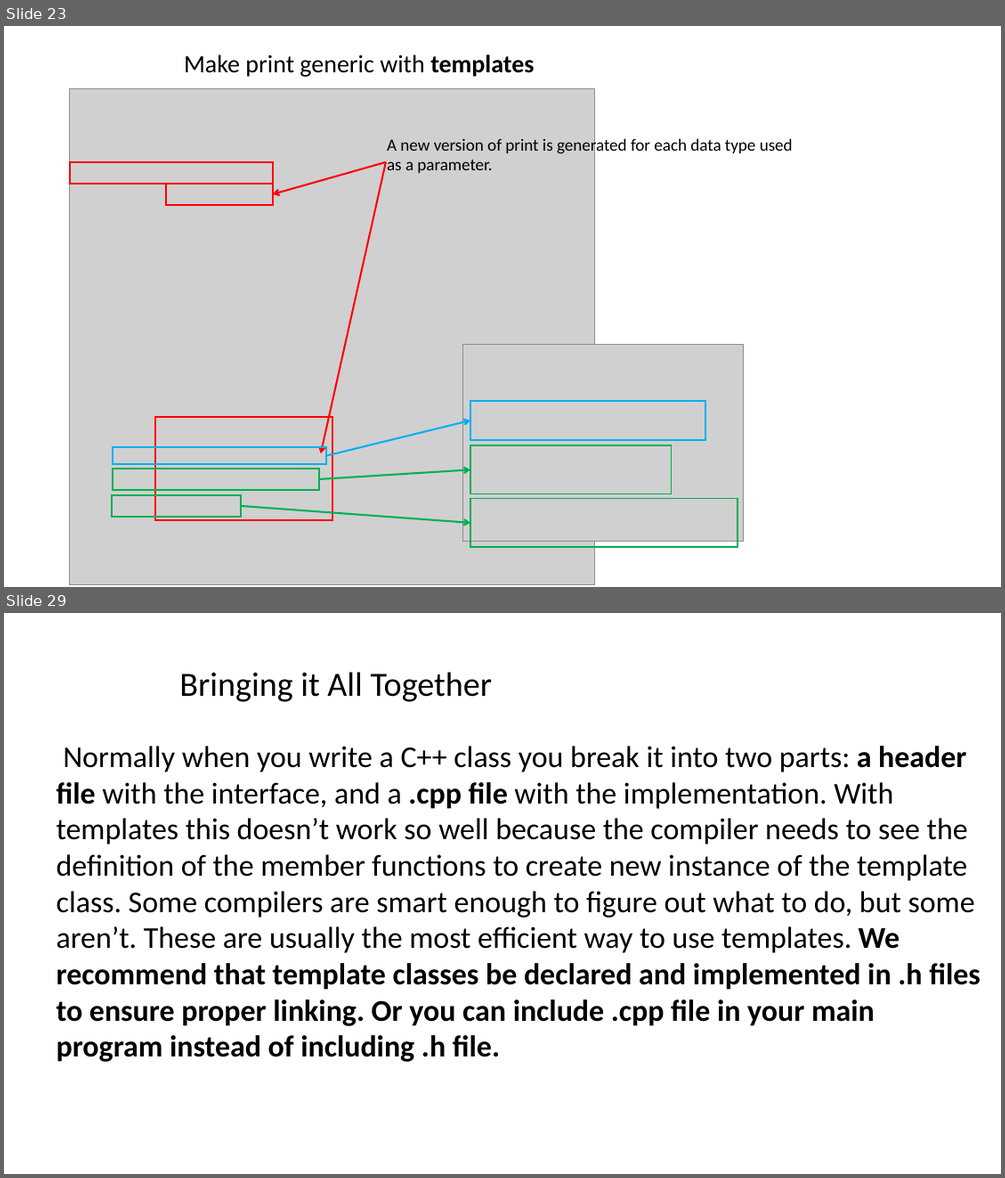
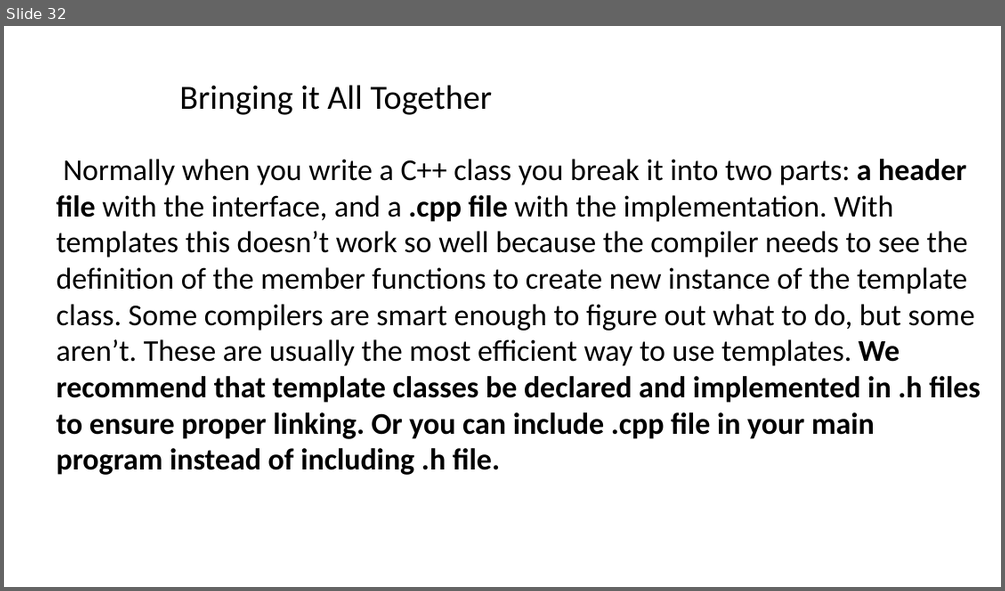
Before and after one commit to ShiqiYu/CPP, a slide deck: week13/Lab13.pptx. Shown one above the other, each under a label of ours: slides 23 and 29 before the commit, slide 32 after it; the slides between them are not shown. The pictures are 1005x1178 and 1005x591 pixels, drawn with LibreOffice and Linux fonts; fonts in the diff are those of the drawing; grey boxes stand for pictures; background and template pictures are left out. Boxes give left, top, right and bottom in pixels: in the first picture for what was removed or moved away, otherwise in the second. Text is boxed around its words. In the diff, an @@ line names an element or a change of style, - is before the commit and + after.

```diff
--- a/week13/Lab13.pptx
+++ b/week13/Lab13.pptx
@@ slide 23 removed at (4,26,1001,587), background #FFFFFF @@
@@ text removed at (184,54,534,77) @@
-  Make print generic with templates
@@ picture removed at (70,89,595,584) @@
@@ group removed at (155,136,793,520): 2 rectangles, 2 arrows, 1 text @@
-A new version of print is generated for each data type used
-as a parameter.
@@ rectangle removed at (70,162,273,184) @@
@@ picture removed at (462,344,744,540) @@
@@ arrow removed from (326, 456) to (470, 420) @@
@@ rectangle removed at (470,401,705,440) @@
@@ rectangle removed at (113,447,326,464) @@
@@ rectangle removed at (470,445,672,494) @@
@@ rectangle removed at (113,468,320,491) @@
@@ arrow removed from (320, 479) to (470, 469) @@
@@ rectangle removed at (112,495,241,516) @@
@@ arrow removed from (241, 506) to (470, 523) @@
@@ rectangle removed at (470,499,737,548) @@
@@ what was slide 29 is now slide 32 @@
```
Also in this commit, not shown: 6 slides changed, 13 slides added, 8 other slides removed.
